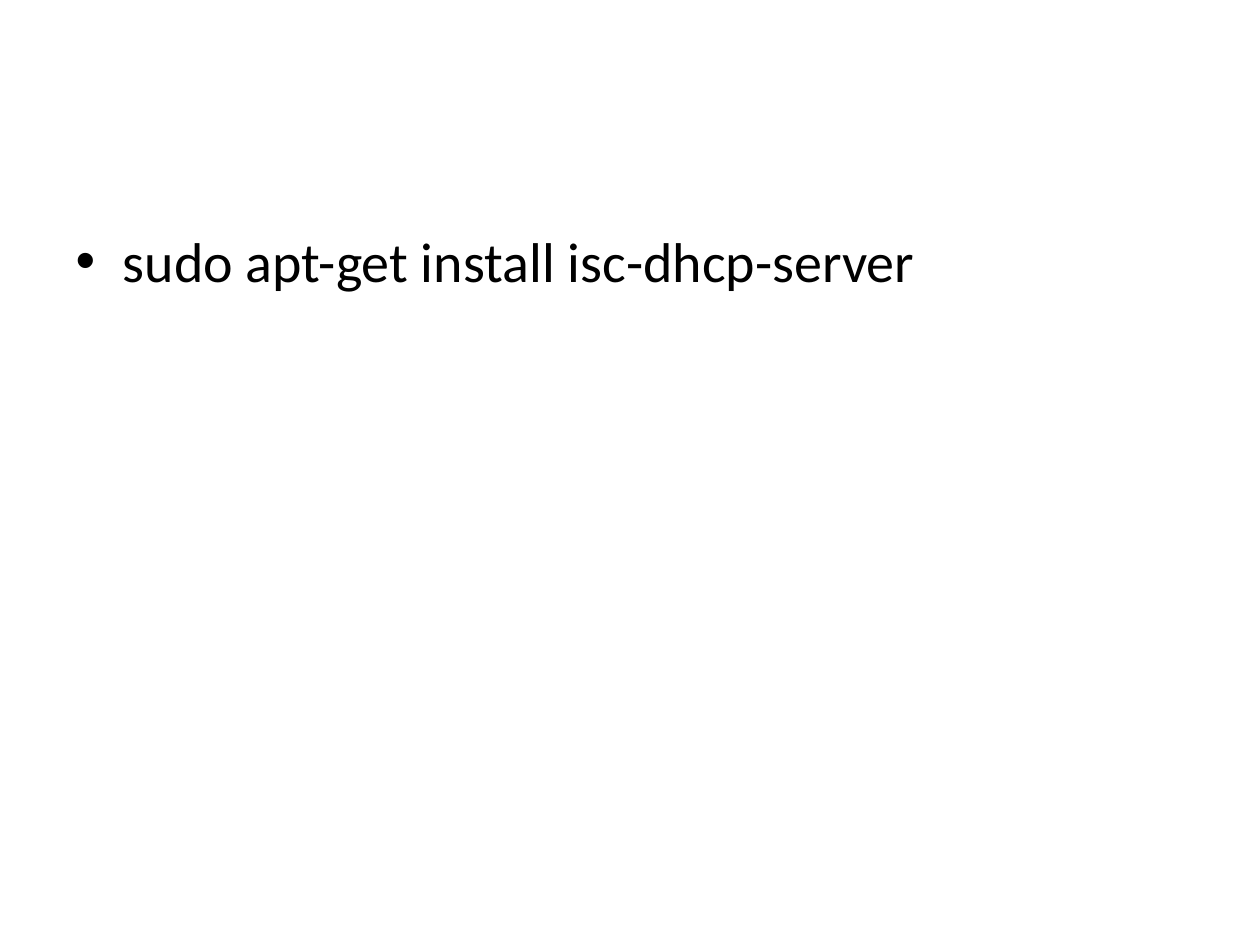
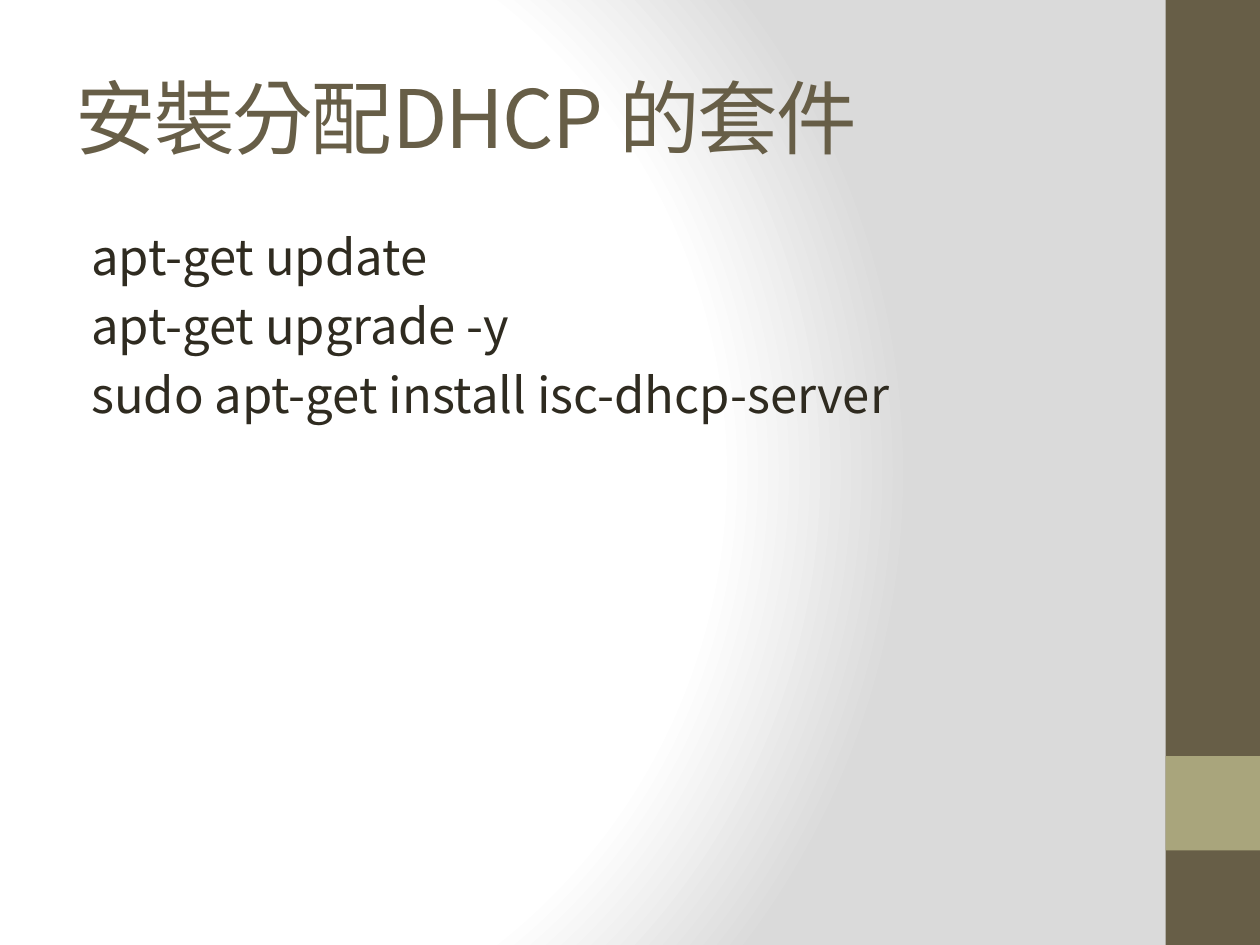
Before and after one commit to krnick/AP_MODE, a slide deck: slide 14 of 設定wifi ap_repeater.pptx. Drawn at 1260x945 pixels with LibreOffice and Linux fonts; fonts in the diff are those of the drawing. Boxes give left, top, right and bottom in pixels: in the first picture for what was removed or moved away, otherwise in the second. Text is boxed around its words. In the diff, an @@ line names an element or a change of style, - is before the commit and + after.

```diff
--- a/設定wifi ap_repeater.pptx
+++ b/設定wifi ap_repeater.pptx
@@ background #FFFFFF to gradient #FFFFFF to #DADADA @@
@@ rectangle added at (1166,0,1260,945), fill #675E47 @@
@@ title added at (76,80,857,155), 46 pt, text #675E47 @@
+安裝分配DHCP 的套件
@@ text at (91,236,509,357): paragraphs added @@
+apt-get update
+apt-get upgrade -y
@@ text at (91,374,889,425): size 32 to 28 pt, font Calibri to Noto Sans CJK SC, text colour #000000 to #2F2B20 in "sudo apt-get install isc-dhcp-server"; bullet • to none @@
@@ rectangle added at (1166,756,1260,850), fill #A9A57C @@
```
Also in this commit, not shown: 17 other slides changed.
